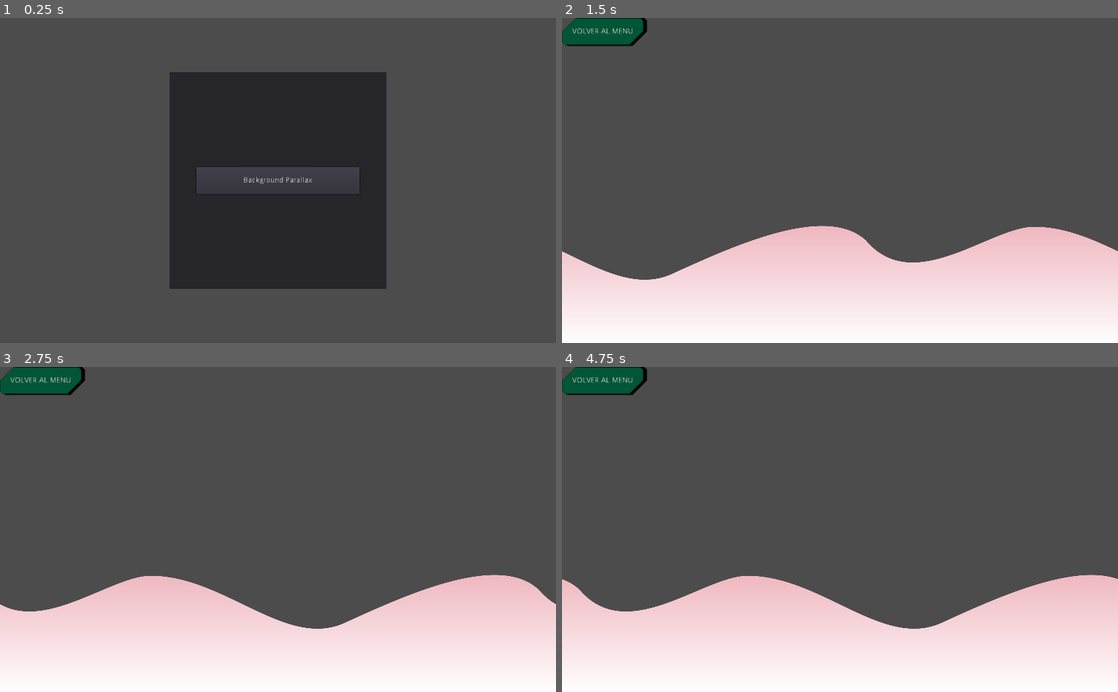
Above: before the commit, frames 1-4 (two rows, left to right).
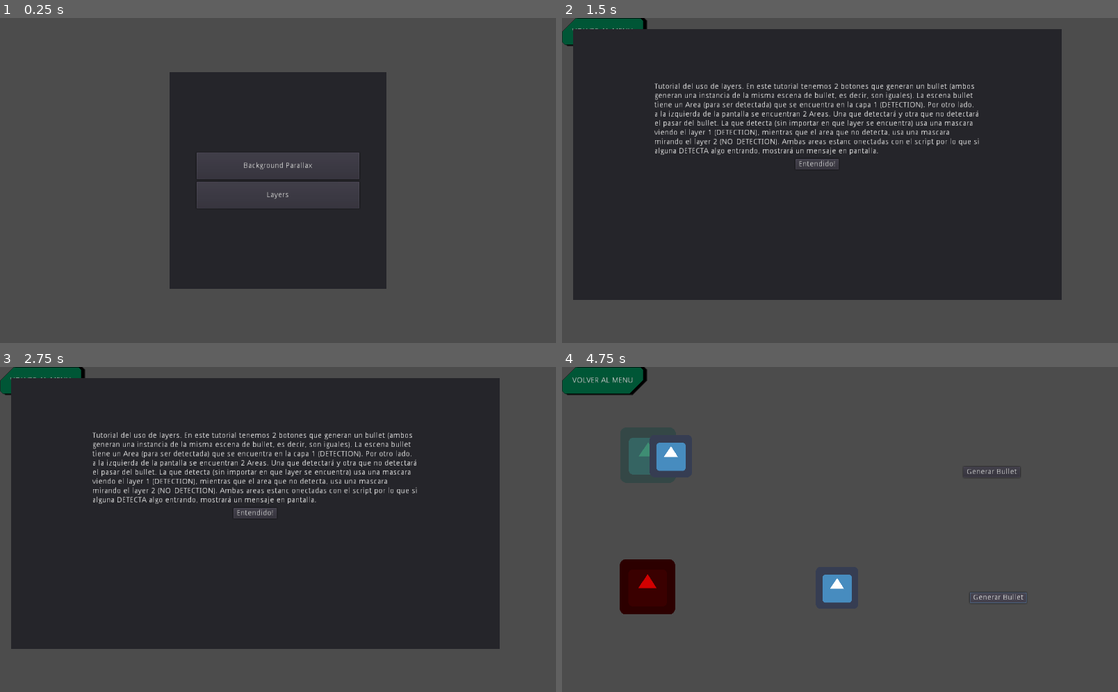
Above: after the commit, the same moments.

Repository: iabadie/prototipado-unpaz
Game: Godot game, scene res://Scenes/Base.tscn
Same seed, same stepped clock (60 frames per second), same inputs: the game is played once before the commit and once after it. The engine's default icon, where the game draws it, is replaced by a stand-in: a white triangle on a blue panel in a dark square.
Inputs (mouse positions are in pixels of both pictures, inside the frame that each line leads up to):
- Up to frame 1 (0.25 s): no input
- Up to frame 2 (1.5 s): click "Background Parallax" (after the commit: "Layers") at 0.5 s; click (990, 122) at 1.25 s, where only the run after the commit has a clickable "Generar Bullet"
- Up to frame 3 (2.75 s): click (433, 597) at 2 s, where only the run after the commit has a clickable "Generar Bullet"
- Up to frame 4 (4.75 s): click (817, 513) at 2.75 s, where only the run after the commit has a clickable "Entendido!"; click (990, 471) at 3.5 s, where only the run after the commit has a clickable "Generar Bullet"; click (995, 597) at 4.25 s, where only the run after the commit has a clickable "Generar Bullet"

The runs differ from the first frame. In frame 1, 2.0% of the frame differs, in the area x 35-65%, y 41-59%; in frame 2, 87%; in frame 3, 87%, in the area x 0-100%, y 3-100%; in frame 4, 32%.

Commit message:
Nuevo ejemplo, layers y pantalla de instrucciones

Diff:
--- a/Ejemplos/Scenes/BackgroundParallax/BackgroundParallaxExample.tscn
+++ b/Ejemplos/Scenes/BackgroundParallax/BackgroundParallaxExample.tscn
@@ -1,7 +1,8 @@
-[gd_scene load_steps=3 format=2]
+[gd_scene load_steps=4 format=2]
 
 [ext_resource path="res://Scenes/BackgroundParallax/infinite_background.png" type="Texture" id=1]
 [ext_resource path="res://Scenes/BackgroundParallax/ParallaxBackground.gd" type="Script" id=2]
+[ext_resource path="res://Scenes/Instructions/Instructions.tscn" type="PackedScene" id=3]
 
 [node name="BackgroundParallaxExample" type="Node2D"]
 
@@ -16,3 +17,6 @@
 position = Vector2( 512, 300 )
 scale = Vector2( 0.333349, 0.393989 )
 texture = ExtResource( 1 )
+
+[node name="Instructions" parent="." instance=ExtResource( 3 )]
+instructions = "Este es un ejemplo de Background Parallax. Este ejemplo particular muestra como dar un efecto de movimiento del fondo, sin tener que mover la cámara. \"ParallaxBackground\" permite agrupara muchos \"ParallaxLayer\" y configurar cad auno con distintas velocidades, dando como resultado un efecto de movimiento en lejanía."
--- /dev/null
+++ b/Ejemplos/Scenes/Instructions/Instructions.gd
@@ -0,0 +1,11 @@
+extends Panel
+
+export (String) var instructions = ""
+
+func _ready():
+	$CenterContainer/Text.text = instructions
+	pass
+
+func _on_Button_button_down():
+	queue_free()
+	pass
--- /dev/null
+++ b/Ejemplos/Scenes/Instructions/Instructions.tscn
@@ -0,0 +1,40 @@
+[gd_scene load_steps=2 format=2]
+
+[ext_resource path="res://Scenes/Instructions/Instructions.gd" type="Script" id=1]
+
+[node name="Instructions" type="Panel"]
+anchor_right = 1.0
+anchor_bottom = 1.0
+margin_left = 20.0
+margin_top = 20.0
+margin_right = -20.0
+margin_bottom = -20.0
+rect_min_size = Vector2( 900, 500 )
+script = ExtResource( 1 )
+__meta__ = {
+"_edit_use_anchors_": false
+}
+
+[node name="CenterContainer" type="CenterContainer" parent="."]
+anchor_right = 1.0
+anchor_bottom = 1.0
+__meta__ = {
+"_edit_use_anchors_": false
+}
+
+[node name="Text" type="Label" parent="CenterContainer"]
+margin_left = 192.0
+margin_top = 130.0
+margin_right = 792.0
+margin_bottom = 430.0
+rect_min_size = Vector2( 600, 300 )
+text = "TEXTO INSTRUCCION"
+autowrap = true
+
+[node name="Button" type="Button" parent="CenterContainer"]
+margin_left = 452.0
+margin_top = 270.0
+margin_right = 532.0
+margin_bottom = 290.0
+text = "Entendido!"
+[connection signal="button_down" from="CenterContainer/Button" to="." method="_on_Button_button_down"]
--- /dev/null
+++ b/Ejemplos/Scenes/Layers/Bullet/Bullet.gd
@@ -0,0 +1,12 @@
+extends KinematicBody2D
+
+const velocity = Vector2(-400, 0)
+
+func _physics_process(delta):
+	move_and_slide(velocity)
+	pass
+
+
+func _on_VisibilityNotifier2D_screen_exited():
+	queue_free()
+	pass
--- /dev/null
+++ b/Ejemplos/Scenes/Layers/Bullet/Bullet.tscn
@@ -0,0 +1,29 @@
+[gd_scene load_steps=4 format=2]
+
+[ext_resource path="res://icon.png" type="Texture" id=1]
+[ext_resource path="res://Scenes/Layers/Bullet/Bullet.gd" type="Script" id=2]
+
+[sub_resource type="CircleShape2D" id=1]
+radius = 28.7359
+
+[node name="Bullet" type="KinematicBody2D"]
+collision_mask = 0
+script = ExtResource( 2 )
+
+[node name="Sprite" type="Sprite" parent="."]
+scale = Vector2( 0.609131, 0.609131 )
+texture = ExtResource( 1 )
+
+[node name="Collision" type="CollisionShape2D" parent="."]
+position = Vector2( 0.758057, 0 )
+shape = SubResource( 1 )
+
+[node name="VisibilityNotifier2D" type="VisibilityNotifier2D" parent="."]
+
+[node name="AreaDetection" type="Area2D" parent="."]
+collision_mask = 0
+
+[node name="Collision" type="CollisionShape2D" parent="AreaDetection"]
+position = Vector2( 0.758057, 0 )
+shape = SubResource( 1 )
+[connection signal="screen_exited" from="VisibilityNotifier2D" to="." method="_on_VisibilityNotifier2D_screen_exited"]
--- /dev/null
+++ b/Ejemplos/Scenes/Layers/Layers.gd
@@ -0,0 +1,25 @@
+extends Node2D
+
+var bullet = preload("res://Scenes/Layers/Bullet/Bullet.tscn")
+
+func _on_AreaDetect_area_entered(area):
+	print("COLISION DETECTADA")
+	pass
+
+func _on_AreaNoDetect_area_entered(area):
+	print("COLISION NO DETECTADA, AUNQUE NUNCA SE VA A LLAMAR ESTE MÉTODO")
+	pass
+
+func generate_bullet(pos):
+	var bulletInstance = bullet.instance()
+	bulletInstance.position = pos
+	add_child(bulletInstance)
+	pass
+
+func _on_BulletDetect_button_down():
+	generate_bullet($PosDetect.position)
+	pass
+
+func _on_BulletNoDetect_button_down():
+	generate_bullet($PosNoDetect.position)
+	pass
--- /dev/null
+++ b/Ejemplos/Scenes/Layers/Layers.tscn
@@ -0,0 +1,69 @@
+[gd_scene load_steps=5 format=2]
+
+[ext_resource path="res://icon.png" type="Texture" id=1]
+[ext_resource path="res://Scenes/Layers/Layers.gd" type="Script" id=2]
+[ext_resource path="res://Scenes/Instructions/Instructions.tscn" type="PackedScene" id=3]
+
+[sub_resource type="RectangleShape2D" id=1]
+extents = Vector2( 66.0865, 61.1544 )
+
+[node name="Layers" type="Node2D"]
+script = ExtResource( 2 )
+
+[node name="BulletDetect" type="Button" parent="."]
+margin_left = 738.762
+margin_top = 184.046
+margin_right = 843.762
+margin_bottom = 204.046
+text = "Generar Bullet"
+__meta__ = {
+"_edit_use_anchors_": false
+}
+
+[node name="BulletNoDetect" type="Button" parent="."]
+margin_left = 750.803
+margin_top = 416.253
+margin_right = 855.803
+margin_bottom = 436.253
+text = "Generar Bullet"
+__meta__ = {
+"_edit_use_anchors_": false
+}
+
+[node name="TargetDetect" type="Sprite" parent="."]
+modulate = Color( 0.145098, 1, 0.717647, 0.360784 )
+position = Vector2( 158.245, 162.545 )
+scale = Vector2( 0.798431, 0.798431 )
+texture = ExtResource( 1 )
+
+[node name="AreaDetect" type="Area2D" parent="TargetDetect"]
+collision_layer = 32
+
+[node name="CollisionShape2D" type="CollisionShape2D" parent="TargetDetect/AreaDetect"]
+shape = SubResource( 1 )
+
+[node name="TargetNoDetect" type="Sprite" parent="."]
+modulate = Color( 0.823529, 0, 0, 1 )
+position = Vector2( 157.385, 405.932 )
+scale = Vector2( 0.798431, 0.798431 )
+texture = ExtResource( 1 )
+
+[node name="AreaNoDetect" type="Area2D" parent="TargetNoDetect"]
+collision_layer = 64
+collision_mask = 2
+
+[node name="CollisionShape2D" type="CollisionShape2D" parent="TargetNoDetect/AreaNoDetect"]
+shape = SubResource( 1 )
+
+[node name="PosDetect" type="Position2D" parent="."]
+position = Vector2( 687.161, 164.265 )
+
+[node name="PosNoDetect" type="Position2D" parent="."]
+position = Vector2( 693.181, 407.652 )
+
+[node name="Instructions" parent="." instance=ExtResource( 3 )]
+instructions = "Tutorial del uso de layers. En este tutorial tenemos 2 botones que generan un bullet (ambos generan una instancia de la misma escena de bullet, es decir, son iguales). La escena bullet tiene un Area (para ser detectada) que se encuentra en la capa 1 (DETECTION). Por otro lado, a la izquierda de la pantalla se encuentran 2 Areas. Una que detectará y otra que no detectará el pasar del bullet. La que detecta (sin importar en que layer se encuentra) usa una mascara viendo el layer 1 (DETECTION), mientras que el area que no detecta, usa una mascara mirando el layer 2 (NO_DETECTION). Ambas areas estanc onectadas con el script por lo que si alguna DETECTA algo entrando, mostrará un mensaje en pantalla."
+[connection signal="button_down" from="BulletDetect" to="." method="_on_BulletDetect_button_down"]
+[connection signal="button_down" from="BulletNoDetect" to="." method="_on_BulletNoDetect_button_down"]
+[connection signal="area_entered" from="TargetDetect/AreaDetect" to="." method="_on_AreaDetect_area_entered"]
+[connection signal="area_entered" from="TargetNoDetect/AreaNoDetect" to="." method="_on_AreaNoDetect_area_entered"]
--- a/Ejemplos/Scenes/Menu/Menu.tscn
+++ b/Ejemplos/Scenes/Menu/Menu.tscn
@@ -36,11 +36,20 @@
 "_edit_use_anchors_": false
 }
 
-[node name="MenuButton" parent="Panel/VerticalContainer" instance=ExtResource( 1 )]
+[node name="BackgroundParallax" parent="Panel/VerticalContainer" instance=ExtResource( 1 )]
 margin_left = 50.0
-margin_top = 175.0
+margin_top = 148.0
 margin_right = 350.0
-margin_bottom = 225.0
+margin_bottom = 198.0
 size_flags_horizontal = 4
 text = "Background Parallax"
 scene = "res://Scenes/BackgroundParallax/BackgroundParallaxExample.tscn"
+
+[node name="Layers" parent="Panel/VerticalContainer" instance=ExtResource( 1 )]
+margin_left = 50.0
+margin_top = 202.0
+margin_right = 350.0
+margin_bottom = 252.0
+size_flags_horizontal = 4
+text = "Layers"
+scene = "res://Scenes/Layers/Layers.tscn"
--- a/Ejemplos/project.godot
+++ b/Ejemplos/project.godot
@@ -26,6 +26,11 @@
 window/stretch/mode="2d"
 window/stretch/aspect="keep"
 
+[layer_names]
+
+2d_physics/layer_1="DETECTION"
+2d_physics/layer_2="NO_DETECTION"
+
 [rendering]
 
 quality/driver/driver_name="GLES2"
